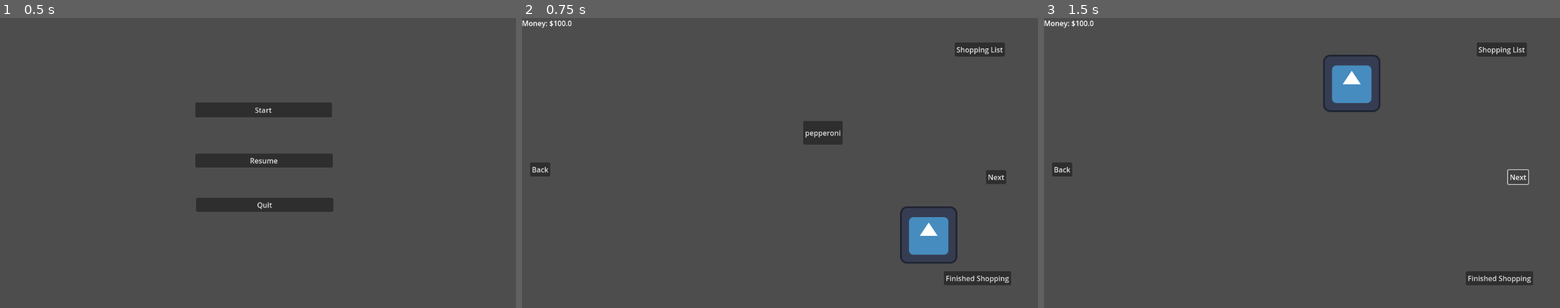
Above: before the commit, frames 1-3 (left to right).
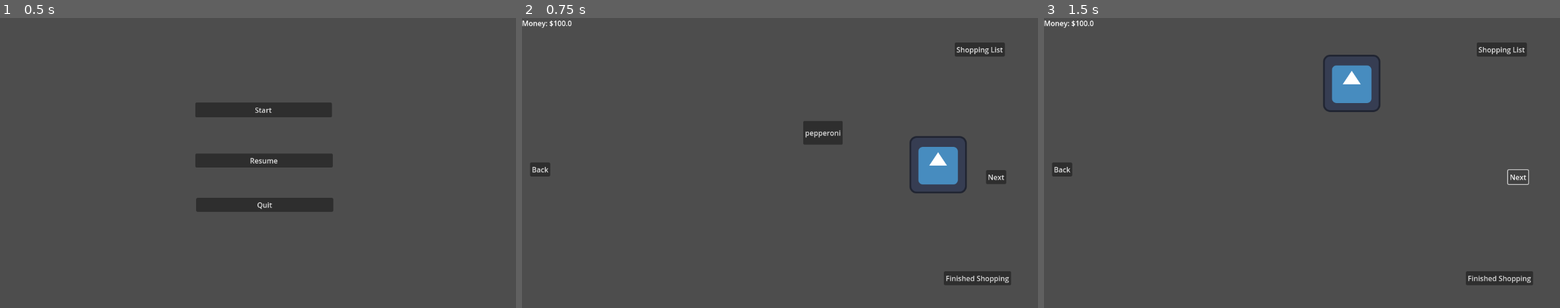
Above: after the commit, the same moments.

Repository: Leone2004/LandLockedLigersGame
Game: Godot game, scene res://Scenes/mainmenu.tscn
Two runs of this game, one before a commit and one after it. Both use one fixed random seed, a clock stepped at 60 frames per second and the inputs below. The engine's default icon, where the game draws it, is replaced by a stand-in: a white triangle on a blue panel in a dark square.
Inputs:
- Up to frame 1 (0.5 s): no input
- Up to frame 2 (0.75 s): click "Start" at 0.5 s
- Up to frame 3 (1.5 s): click "Next" at 1.25 s

Frame 1 is identical in both runs. In frame 2, 2.6% of the frame differs, in the area x 73-87%, y 40-85%; in frame 3, nothing differs.

Commit message:
i made changes
ta da

Diff:
--- a/cookingupsuccessgame/Scenes/GroceryStore.tscn
+++ b/cookingupsuccessgame/Scenes/GroceryStore.tscn
@@ -62,7 +62,7 @@
 
 [node name="Icon" type="Sprite2D" parent="."]
 texture_filter = 1
-position = Vector2(332, 161)
+position = Vector2(353, 4)
 texture = ExtResource("2_pk8ln")
 
 [node name="Icon2" type="Sprite2D" parent="."]
@@ -72,7 +72,7 @@
 
 [node name="Icon3" type="Sprite2D" parent="."]
 texture_filter = 1
-position = Vector2(-1399, 0)
+position = Vector2(-1245, -105)
 texture = ExtResource("2_pk8ln")
 
 [connection signal="pressed" from="Control/CanvasLayer/Back" to="Control" method="_on_back_pressed"]
